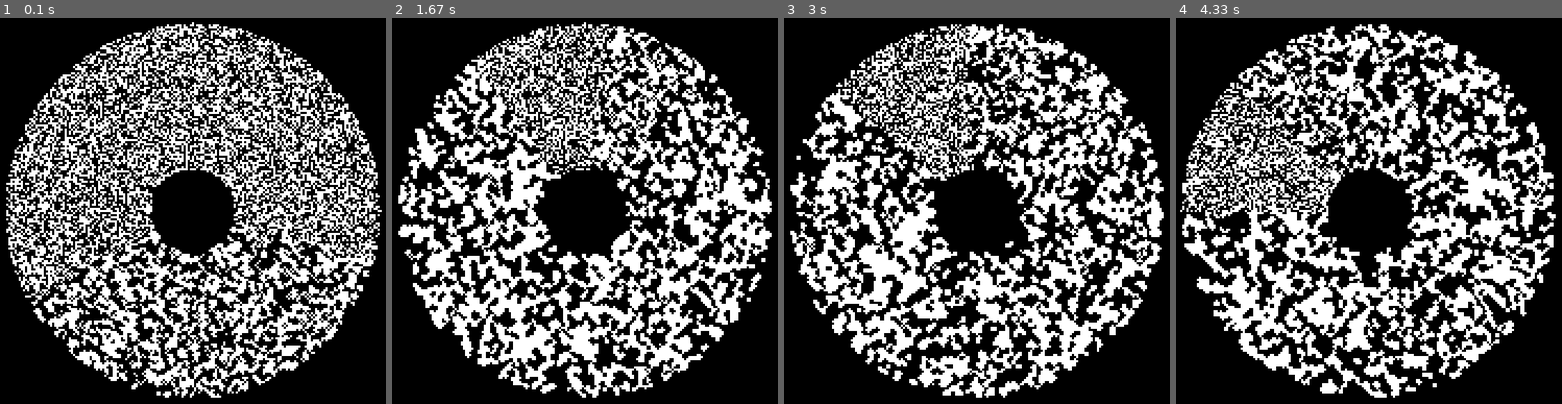
Above: before the commit, frames 1-4 (left to right).
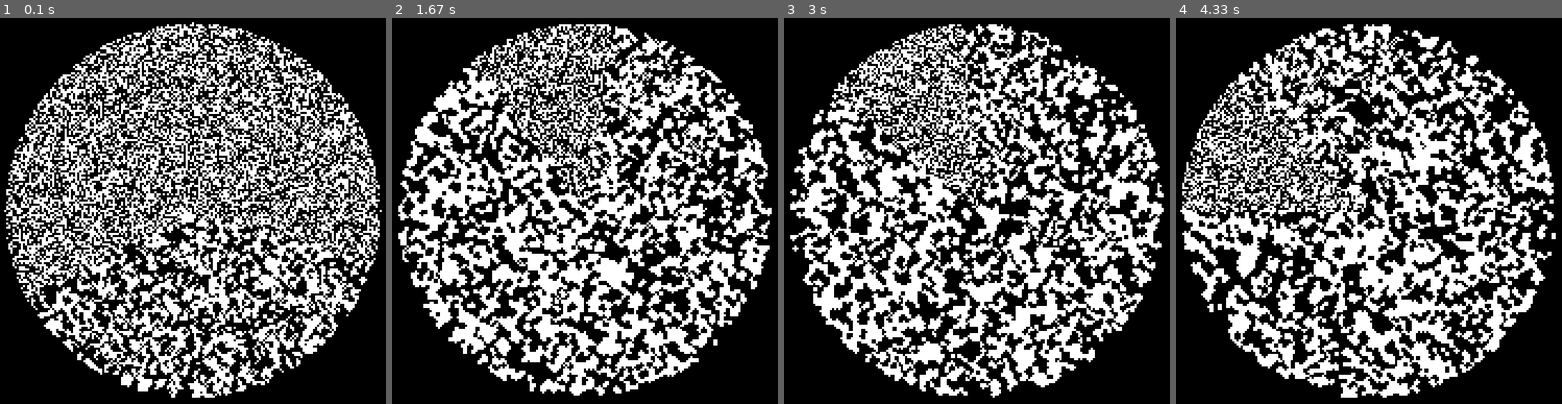
Above: after the commit, the same moments.

Repository: jbachurski/tenebris
Game: pygame game, started from demos/pygame_disp.py
The game is run twice, just before and just after one commit, with the same random seed, the same clock (stepped at 60 frames per second) and the same inputs.
Inputs:
- Up to frame 1 (0.1 s): no input
- Up to frame 2 (1.67 s): no input
- Up to frame 3 (3 s): no input
- Up to frame 4 (4.33 s): no input

The runs differ from the first frame. In frame 1, 24% of the frame differs, in the area x 1-99%, y 27-99%; in frame 2, 37%; in frame 3, 37%; in frame 4, 37%, in the area x 1-99%, y 1-99%.

Commit message:
Add campfires :D

Diff:
--- /dev/null
+++ b/demos/campfire.py
@@ -0,0 +1,48 @@
+import pygame
+
+from pygame_disp import PygameFrontend
+from radar import RadarSimulator
+
+# Click screen to place down campfires
+
+class PygameFrontendWithCampfires(PygameFrontend):
+    def handle(self, ev):
+        if ev.type == pygame.MOUSEBUTTONUP:
+            j, i = pygame.mouse.get_pos()
+            self.sim.place_campfire(*self.translate((i, j)))
+
+    def get_colour(self, i, j):
+        res = super().get_colour(i, j)
+        if (i, j) in self.sim.campfires:
+            return (0, 255, 0)
+        return res
+
+    def should_force_update(self, i, j):
+        return super().should_force_update(i, j) or (i, j) in self.sim.campfires
+
+class RadarSimulatorWithCampfires(RadarSimulator):
+    def __init__(self, *args, campfire_radius=10, **kwargs):
+        super().__init__(*args, **kwargs)
+        self.campfire_radius = campfire_radius
+        self.campfires = []
+
+    def place_campfire(self, i, j):
+        self.campfires.append((i, j))
+        print("Placed campfire at", (i, j))
+
+    def remove_campfire(self, i, j):
+        self.campfires.remove((i, j))
+
+    def calc(self, i, j):
+        res = super().calc(i, j)
+        for ci, cj in self.campfires:
+            if self.norm(i-ci, j-cj) < self.campfire_radius:
+                return self.grid[i][j]
+        return res
+
+if __name__ == "__main__":
+    N = 100
+    s = RadarSimulatorWithCampfires(2*N+2, 2, 6, radii=(0, 9*N/10), stepangle=0.5, campfire_radius=20)
+    pf = PygameFrontendWithCampfires(s, pxsz=3)
+
+    pf.run()
--- a/demos/pygame_disp.py
+++ b/demos/pygame_disp.py
@@ -1,8 +1,7 @@
 import pygame
 import time
 import copy
-
-from radar import RadarSimulator
+import math
 
 pygame.init()
 
@@ -18,13 +17,14 @@
             for ev in pygame.event.get():
                 if ev.type == pygame.QUIT:
                     return
+                self.handle(ev)
 
             prev_grid = copy.deepcopy(self.sim.grid)
             self.sim.step()
 
             for i in range(self.sim.width):
                 for j in range(self.sim.width):
-                    if self.sim.grid[i][j] != prev_grid[i][j] or self.steps == 0:
+                    if self.sim.grid[i][j] != prev_grid[i][j] or self.should_force_update(i, j):
                         col = self.get_colour(i, j)
                         if self.pxsz == 1:
                             self.screen.set_at((j, i), col)
@@ -35,13 +35,23 @@
             self.steps += 1
             time.sleep(0.1)
 
+    def should_force_update(self, i, j):
+        return self.steps == 0
+
     def get_colour(self, i, j):
         state = self.sim.grid[i][j]
         return [(0, 0, 0), (255, 255, 255)][::-1][state]
 
+    def translate(self, xy):
+        return int(xy[0] / self.pxsz), int(xy[1] / self.pxsz)
+
+    def handle(self, ev):
+        return
+
 if __name__ == "__main__":
+    from radar import RadarSimulator
     N = 100
-    s = RadarSimulator(2*N+2, 2, 6, radii=(N/5, 9*N/10), stepangle=0.5)
+    s = RadarSimulator(2*N+2, 2, 6, radii=(0, 9*N/10), stepangle=0.5)
     pf = PygameFrontend(s, pxsz=3)
 
     pf.run()
--- a/demos/sim.py
+++ b/demos/sim.py
@@ -30,10 +30,10 @@
         return self.grid[i][j]
 
     def norm(self, i, j):
-        return math.sqrt((i - self.width // 2) **2 + (j - self.width // 2) ** 2)
+        return math.sqrt(i**2 + j**2)
 
     def calc_new_cell(self, i, j):
-        dist = self.norm(i, j)
+        dist = self.norm(i - self.width // 2, j - self.width // 2)
         if dist < self.radii[0] or dist > self.radii[1]:
             return 1
         else:
